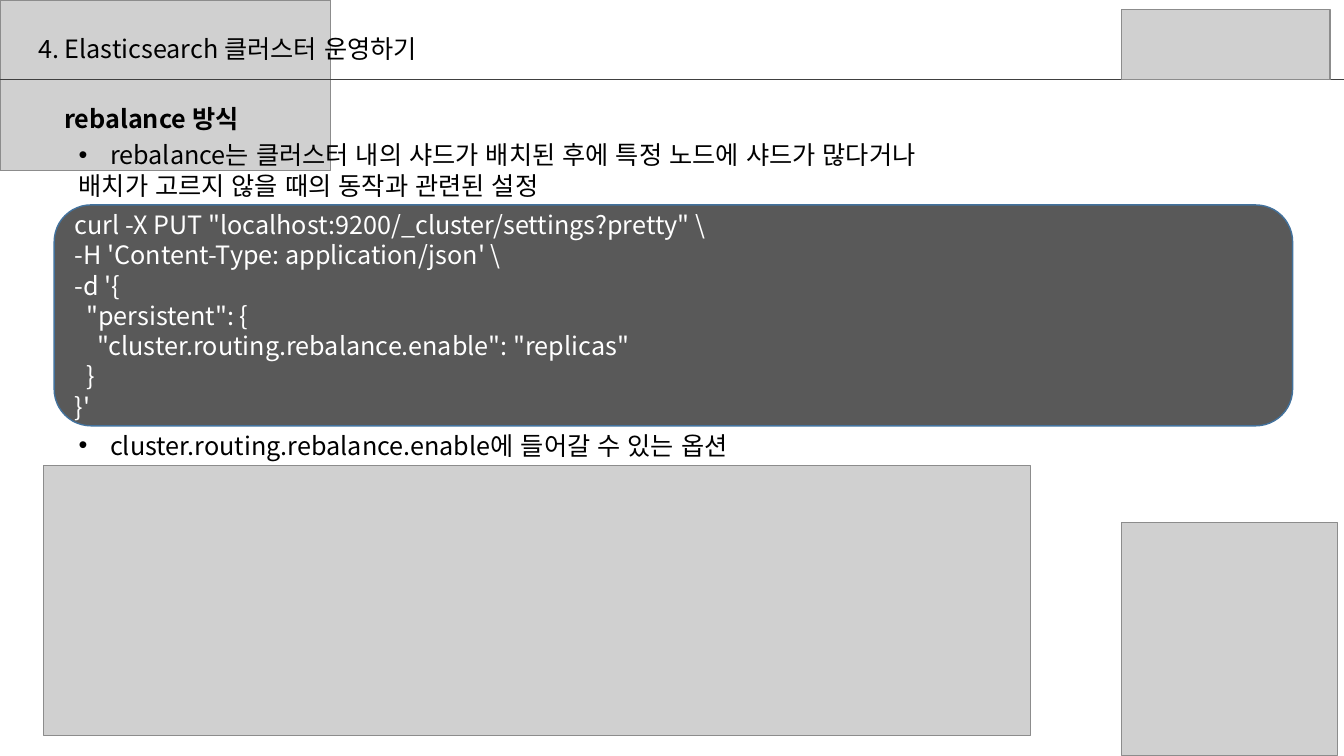
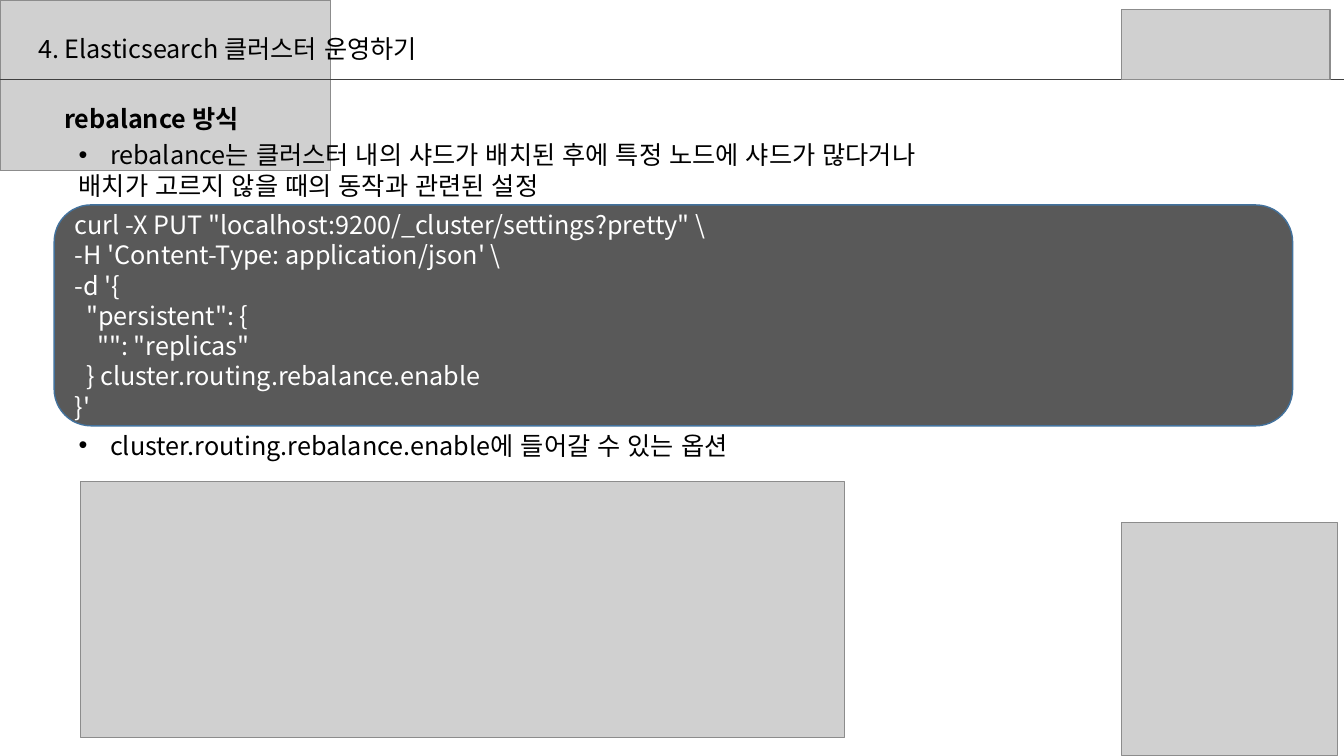
Before and after one commit to sup2is/dev-note, a slide deck: slide 22 of study/elasticsearch/Elasticsearch스터디2주차자료.pptx (slide 24 before the commit). Drawn at 1344x756 pixels with LibreOffice and Linux fonts; fonts in the diff are those of the drawing; grey boxes stand for pictures. Boxes give left, top, right and bottom in pixels: in the first picture for what was removed or moved away, otherwise in the second. Text is boxed around its words. In the diff, an @@ line names an element or a change of style, - is before the commit and + after.

```diff
--- a/study/elasticsearch/Elasticsearch스터디2주차자료.pptx
+++ b/study/elasticsearch/Elasticsearch스터디2주차자료.pptx
@@ text in rounded rectangle at (100, 329, 480, 392): text changed @@
-"cluster.routing.rebalance.enable": "replicas"
-}
+"": "replicas"
+} cluster.routing.rebalance.enable
@@ picture: place and size @@
-picture at (43, 466, 1030, 736)
+picture at (81, 482, 845, 738)
```
Also in this commit, not shown: 3 other slides changed, 2 slides removed.
